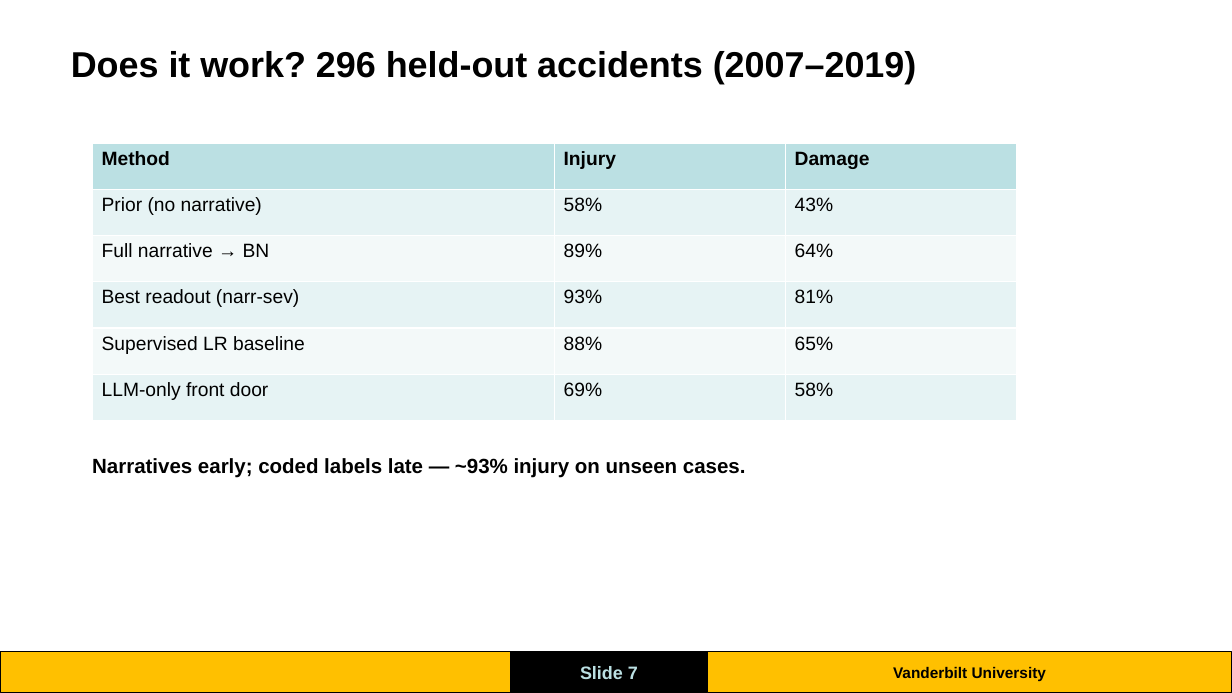
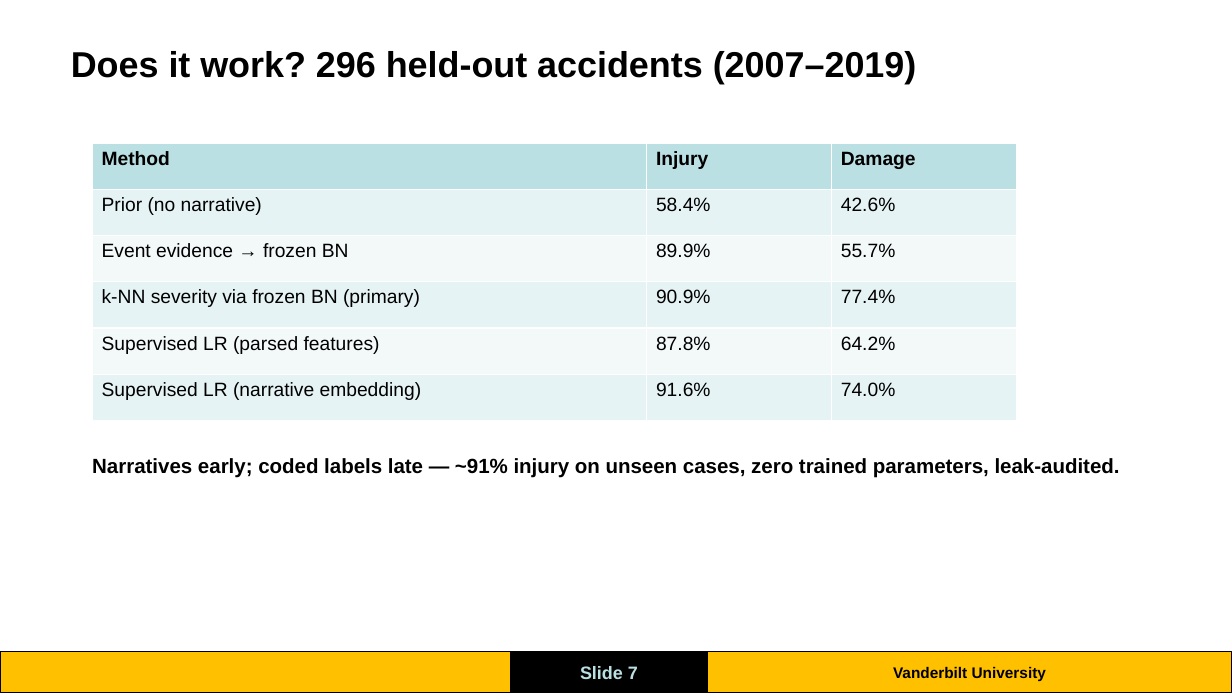
Before and after one commit to Kshetkar1/NTSB-aviation-diagnosis-Transformers-Project, a slide deck: slide 7 of Frozen-BN-Narrative-Evidence-2026-07-20/presentations_FrozenBN/jesse_jul28_update.pptx. Drawn at 1232x693 pixels with LibreOffice and Linux fonts; fonts in the diff are those of the drawing; background and template pictures are left out. Boxes give left, top, right and bottom in pixels: in the first picture for what was removed or moved away, otherwise in the second. Text is boxed around its words. In the diff, an @@ line names an element or a change of style, - is before the commit and + after.

```diff
--- a/Frozen-BN-Narrative-Evidence-2026-07-20/presentations_FrozenBN/jesse_jul28_update.pptx
+++ b/Frozen-BN-Narrative-Evidence-2026-07-20/presentations_FrozenBN/jesse_jul28_update.pptx
@@ table at [92,143,1017,421] @@
-row 2, column 2: 58%
+row 2, column 2: 58.4%
-row 2, column 3: 43%
+row 2, column 3: 42.6%
-row 3: Full narrative → BN | 89% | 64%
+row 3: Event evidence → frozen BN | 89.9% | 55.7%
-row 4: Best readout (narr-sev) | 93% | 81%
+row 4: k-NN severity via frozen BN (primary) | 90.9% | 77.4%
-row 5: Supervised LR baseline | 88% | 65%
+row 5: Supervised LR (parsed features) | 87.8% | 64.2%
-row 6: LLM-only front door | 69% | 58%
+row 6: Supervised LR (narrative embedding) | 91.6% | 74.0%
@@ text at [92,458,1120,478]: text changed @@
-Narratives early; coded labels late — ~93% injury on unseen cases.
+Narratives early; coded labels late — ~91% injury on unseen cases, zero trained parameters, leak-audited.
```
Also in this commit, not shown: 2 other slides changed, 5 other files.
